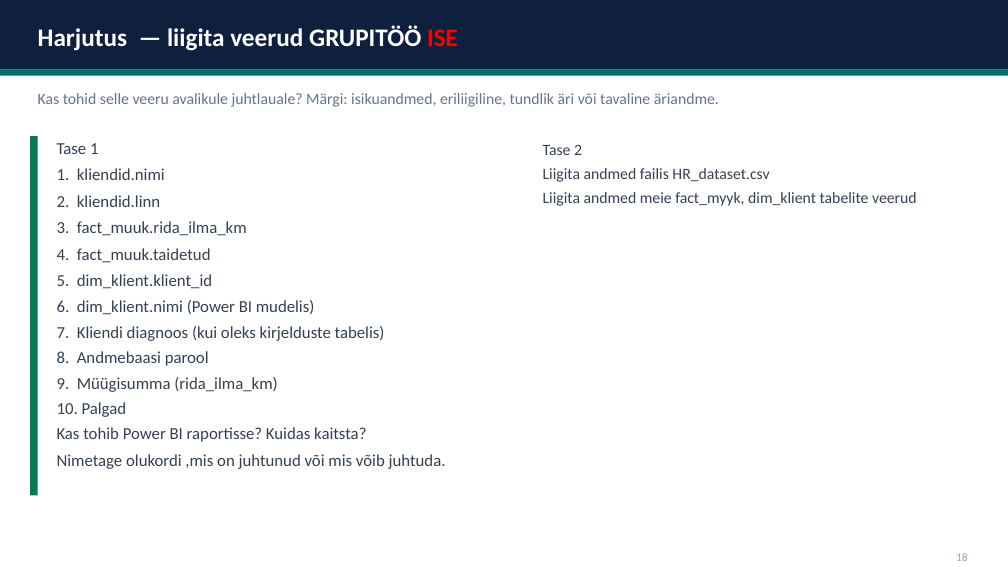
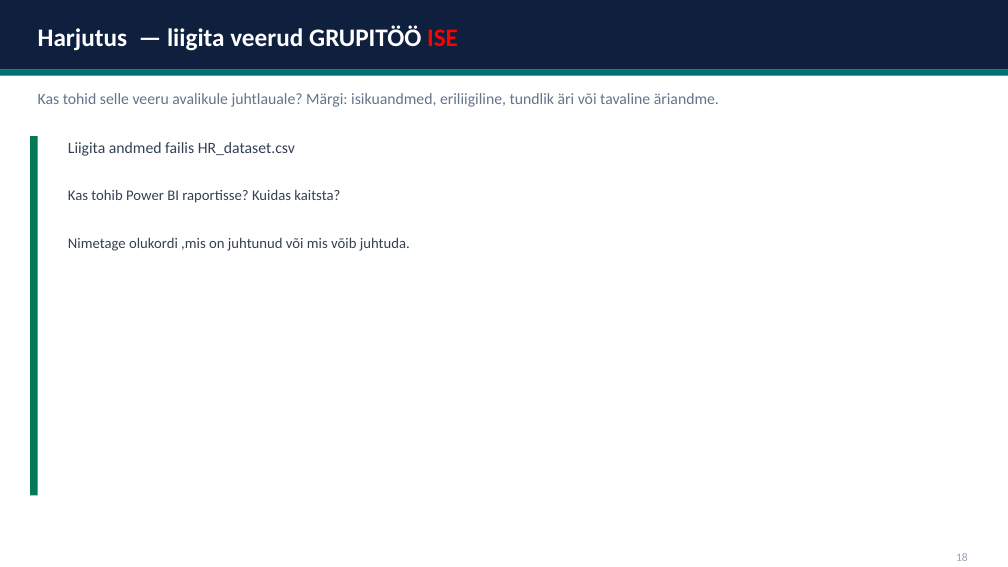
Before and after one commit to emilieabel/andmetarkus, a slide deck: slide 18 of Materjalid/Day10 Andmekaitse/10-paev-andmetarkus-esitlus.pptx (slide 13 before the commit). Drawn at 1008x567 pixels with LibreOffice and Linux fonts; fonts in the diff are those of the drawing. Boxes give left, top, right and bottom in pixels: in the first picture for what was removed or moved away, otherwise in the second. Text is boxed around its words. In the diff, an @@ line names an element or a change of style, - is before the commit and + after.

Commit message:
r3

```diff
--- a/Materjalid/Day10 Andmekaitse/10-paev-andmetarkus-esitlus.pptx
+++ b/Materjalid/Day10 Andmekaitse/10-paev-andmetarkus-esitlus.pptx
@@ text "Liigita andmed failis HR_dataset.csv": place and size @@
-text "Liigita andmed failis HR_dataset.csv" at box(543, 145, 917, 206)
+text "Liigita andmed failis HR_dataset.csv" at box(68, 142, 410, 251)
@@ text removed at box(57, 143, 446, 469) @@
-Tase 1
-1. kliendid.nimi
-2. kliendid.linn
-3. fact_muuk.rida_ilma_km
-4. fact_muuk.taidetud
-5. dim_klient.klient_id
-6. dim_klient.nimi (Power BI mudelis)
-7. Kliendi diagnoos (kui oleks kirjelduste tabelis)
-8. Andmebaasi parool
-9. Müügisumma (rida_ilma_km)
-10. Palgad
-Kas tohib Power BI raportisse? Kuidas kaitsta?
-Nimetage olukordi ,mis on juhtunud või mis võib juhtuda.
@@ text at box(543, 145, 582, 155): paragraph removed @@
-Tase 2
@@ text at box(68, 189, 410, 251): text changed; size 15 to 14 pt @@
-Liigita andmed meie fact_myyk, dim_klient tabelite veerud
+Kas tohib Power BI raportisse? Kuidas kaitsta?
+Nimetage olukordi ,mis on juhtunud või mis võib juhtuda.
```
Also in this commit, not shown: 4 other slides changed, 5 slides added.
